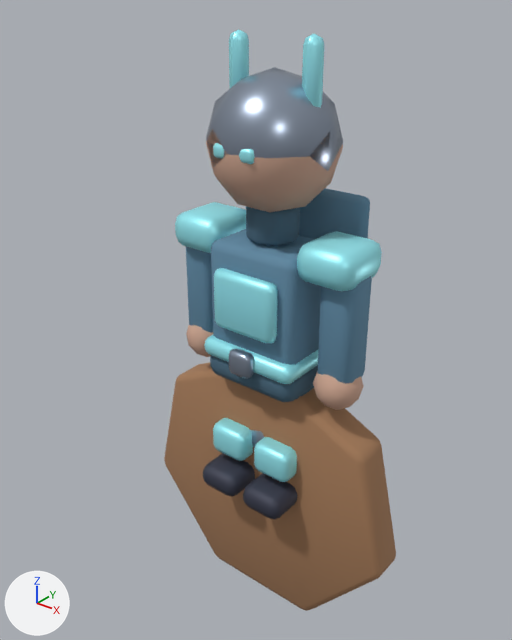
An edit to the Blender file assets-source/blender/characters/boss.blend, drawn before and after from the same camera.
One viewpoint serves both versions: a 50 mm camera at (1.76, -2.32, 2.32) aimed at (-0.1, 0.01, 0.88). Lighting does not change. The marker at lower left points along +X, +Y and +Z. The older version comes first.

Names of what the first picture shows: 'arm.L', 'arm.R', 'belt', 'cape', 'chestPanel', 'crest.crown', 'head', 'neckGuard', 'shoulder.L', 'shoulder.R', 'torso', 'weapon.club' and 12 more.
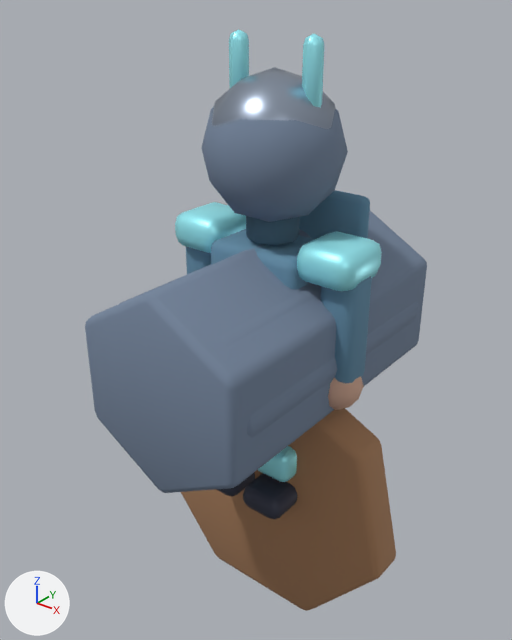
What differs and where, as boxes [x1, y1, x2, y2] in the pictures (512 x 640 px):
'LOD2_PROXY_body', added
    after: [85, 211, 427, 493]
'LOD2_PROXY_head', added
    after: [201, 107, 348, 222]
'LOD1_PROXY_body', added (mostly hidden)
    after: [121, 243, 419, 438]
'torso', unchanged, covered by the edit
    before: [211, 229, 321, 365]
    after: [211, 229, 314, 289]
'head', unchanged, covered by the edit
    before: [206, 129, 343, 212]
'chestPanel', unchanged, covered by the edit
    before: [214, 268, 278, 343]
'arm.L', unchanged, covered by the edit
    before: [186, 246, 213, 332]
    after: [186, 246, 211, 274]

Patch to the scene script:
```diff
--- a/assets-source/blender/characters/boss.blend.py
+++ b/assets-source/blender/characters/boss.blend.py
@@ mat_mat_lodproxy @@
+mat_mat_lodproxy = principled_material('MAT_LODProxy')
+mat_mat_lodproxy.base_color = (0.18, 0.24, 0.34)  # greyish blue #76869e
+mat_mat_lodproxy.metallic = 0.05
+mat_mat_lodproxy.roughness = 0.92
@@ me_icosphere_125 @@
+me_icosphere_125.from_pydata(...)  # an icosphere of 80 faces spanning x -0.285..0.285, y -0.3..0.3, z -0.3..0.3
+me_icosphere_125.polygons.foreach_set('use_smooth', [True] * 80)
+me_icosphere_125.materials.append(mat_mat_lodproxy)  # greyish blue #76869e
@@ me_cylinder_076 @@
+me_cylinder_076.from_pydata(...)  # a 6-sided cylinder along z spanning x -0.4..0.4, y -0.46..0.46, z -0.75..0.75
+me_cylinder_076.polygons.foreach_set('use_smooth', [True] * 8)
+me_cylinder_076.materials.append(mat_mat_lodproxy)  # greyish blue #76869e
@@ me_cylinder_075 @@
+me_cylinder_075.from_pydata(...)  # an 8-sided cylinder along z spanning x -0.42..0.42, y -0.42..0.42, z -0.675..0.675
+me_cylinder_075.polygons.foreach_set('use_smooth', [True] * 10)
+me_cylinder_075.materials.append(mat_mat_lodproxy)  # greyish blue #76869e
@@ ob_lod2_proxy_head @@
+ob_lod2_proxy_head = bpy.data.objects.new('LOD2_PROXY_head', me_icosphere_125)
+ob_lod2_proxy_head.parent = ob_lod2
+ob_lod2_proxy_head.location = (0.0, 1.68, 0.0)
+_m = ob_lod2_proxy_head.modifiers.new('soft bevel', 'BEVEL')
+_m.width = 0.02
+_m.width_pct = 0.02
+_m.segments = 2
@@ ob_lod2_proxy_body @@
+ob_lod2_proxy_body = bpy.data.objects.new('LOD2_PROXY_body', me_cylinder_076)
+ob_lod2_proxy_body.parent = ob_lod2
+ob_lod2_proxy_body.location = (0.0, 0.84, 0.0)
+_m = ob_lod2_proxy_body.modifiers.new('soft bevel', 'BEVEL')
+_m.width = 0.035
+_m.width_pct = 0.035
+_m.segments = 2
@@ ob_lod1_proxy_body @@
+ob_lod1_proxy_body = bpy.data.objects.new('LOD1_PROXY_body', me_cylinder_075)
+ob_lod1_proxy_body.parent = ob_lod1
+ob_lod1_proxy_body.location = (0.0, 0.84, 0.0)
+_m = ob_lod1_proxy_body.modifiers.new('soft bevel', 'BEVEL')
+_m.width = 0.035
+_m.width_pct = 0.035
+_m.segments = 2
```
